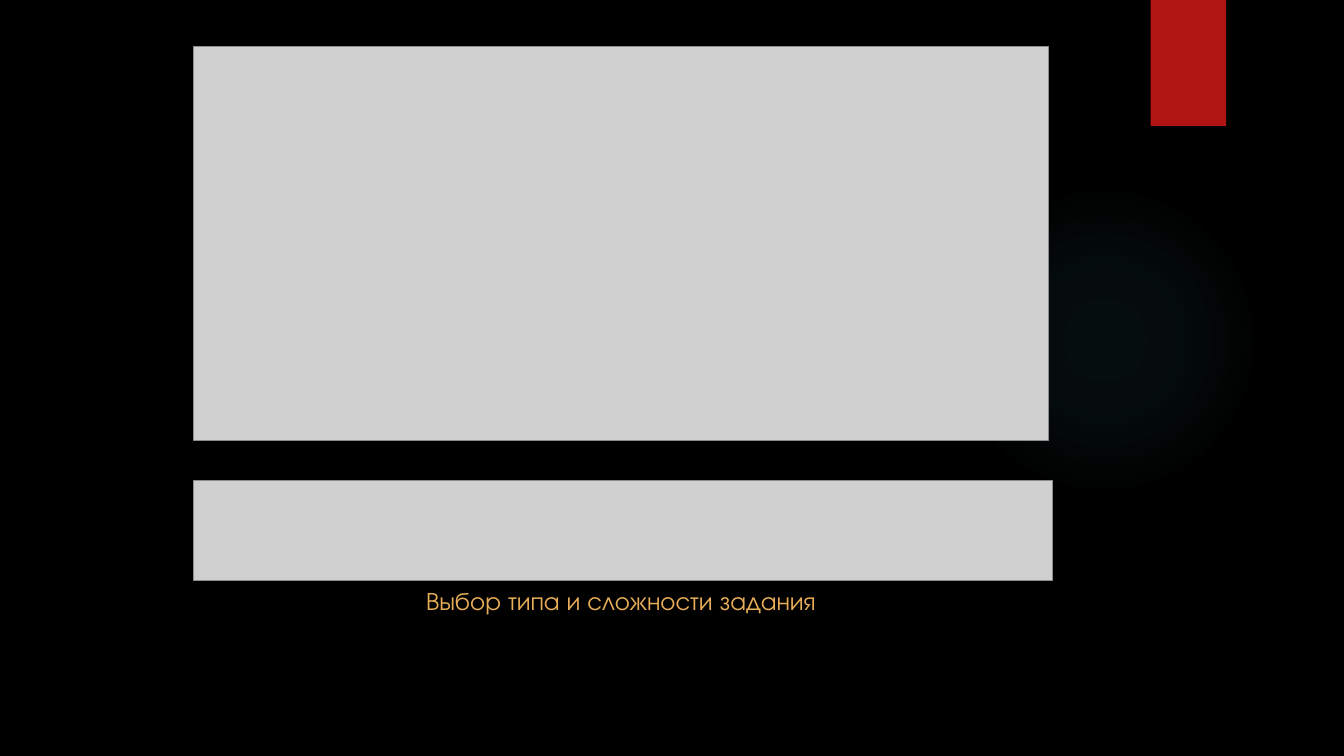
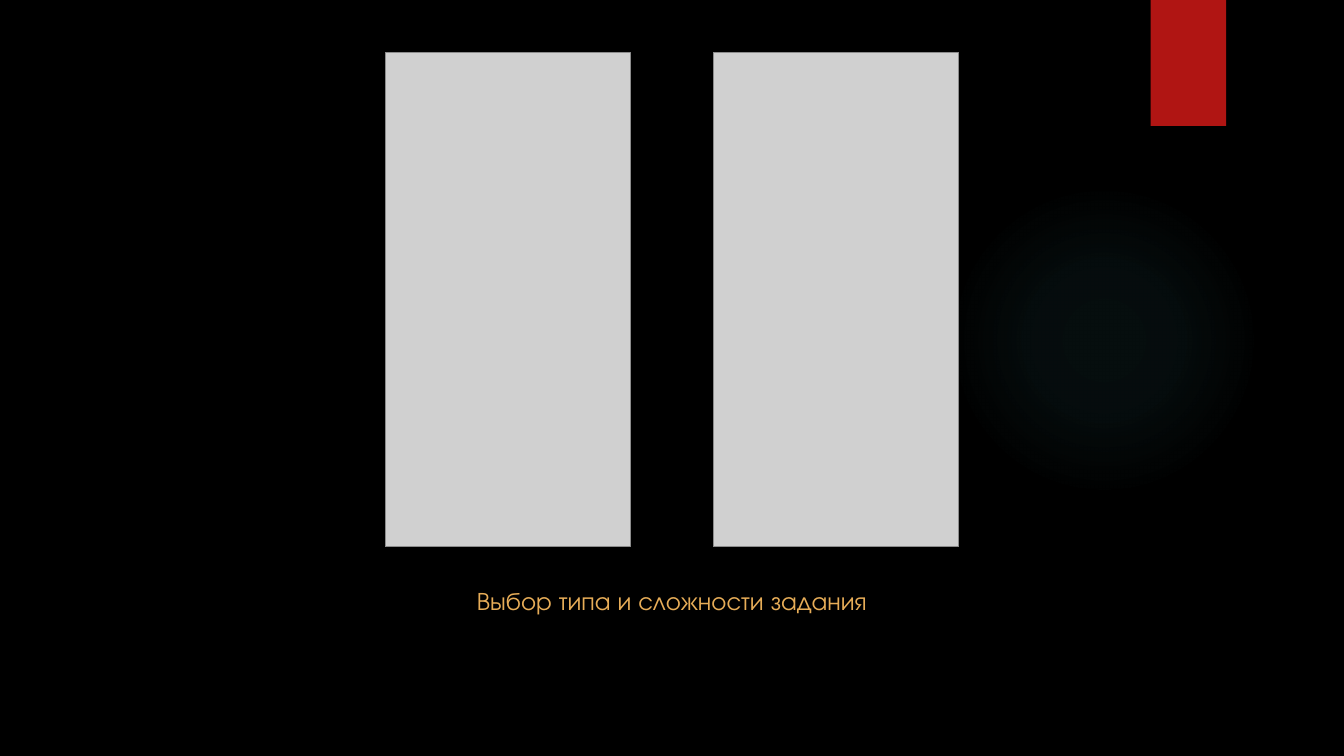
Before and after one commit to ArseniyChaldaev/EzEng, a slide deck: slide 7 of docs/Telegram-бот.pptx (slide 6 before the commit). Drawn at 1344x756 pixels with LibreOffice and Linux fonts; fonts in the diff are those of the drawing; grey boxes stand for pictures; background and template pictures are left out. Boxes give left, top, right and bottom in pixels: in the first picture for what was removed or moved away, otherwise in the second. Text is boxed around its words. In the diff, an @@ line names an element or a change of style, - is before the commit and + after.

```diff
--- a/docs/Telegram-бот.pptx
+++ b/docs/Telegram-бот.pptx
@@ picture removed at bbox=[194, 46, 1049, 441] @@
@@ picture added at bbox=[385, 52, 630, 547] @@
@@ picture added at bbox=[714, 52, 959, 547] @@
@@ picture removed at bbox=[194, 480, 1053, 581] @@
@@ text "Выбор типа и сложности задания": place and size @@
-text "Выбор типа и сложности задания" at bbox=[426, 593, 816, 615]
+text "Выбор типа и сложности задания" at bbox=[477, 593, 867, 615]
```
Also in this commit, not shown: 2 other slides changed, 3 slides added, 2 other files.
